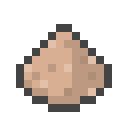
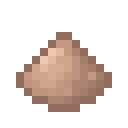
Before/after of a w=128, h=128 layered artwork. What changed in the layer stack:
added layer "Bright" above "HIghlight" over [40,48,56,64]
painted on "HIghlight" over [24,40,96,96]
painted on "Light" over [24,32,72,96]
added layer "Light-Medium" above "Medium" over [32,56,72,88]
painted on "Medium" over [24,40,96,96]
added layer "Medium-Dark" above "Dark" over [24,56,80,96]
painted on "Dark" over [24,40,104,104]
added layer "Darker" above "Darkest" over [64,56,104,104]
painted on "Darkest" over [64,56,104,104]
painted on "Border" over [16,24,112,112]
